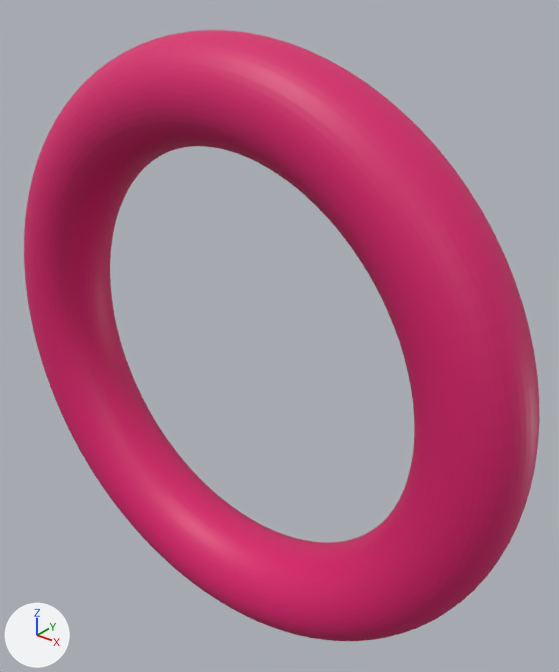
What one commit did to the glTF model docs/assets/torus_grid_sweep/torus_R9_r4.glb.
Camera for both pictures: a 50 mm lens placed at (26.8, -29.3, 20.8), pointed at (1.7, 2.1, 1.3). Arrows for +X, +Y and +Z are at lower left; the lights stay in place. The first picture is the older version. Where no turn or scale is listed for an object, it has been applied to the vertices.

The first picture shows 'geometry_0'.
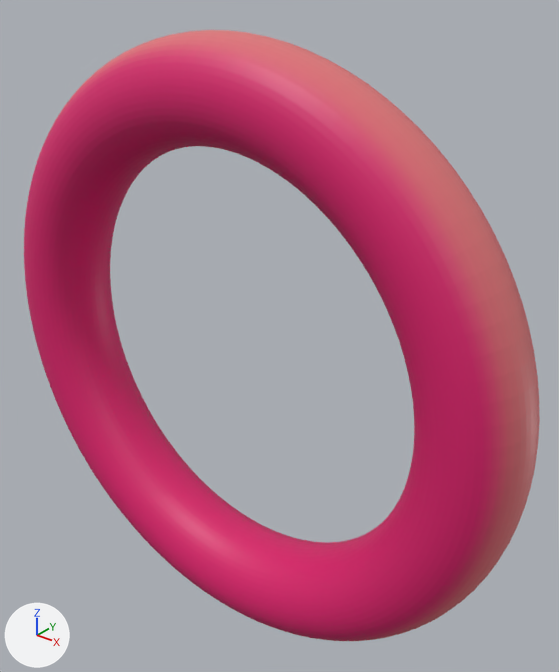
Pixel boxes (x1, y1, x2, y2) of what changed, in the pictures (559 x 672 px):
part 1 of me_geometry_0, recoloured
    both: (96, 30, 540, 634)
part 2 of me_geometry_0, recoloured
    both: (60, 40, 515, 640)

Edits to the bpy script that builds the scene:
```text
Change me_geometry_0:
    where me_geometry_0.from_pydata(...)  # 5000 vertices, 10000 faces; spans x -17.8..17.8, y -2.8..2.8, z -17.8..17.8
    used by ob_geometry_0; location = (0.0, 0.0, 0.0)
    me_geometry_0 part 1: 1600 faces centred in x -17.8..17.8, y -1.2..1.2, z -17.8..17.8 are repainted in the vertex colours; the middle colour goes from pink #da1c6c to pink #e27579
    me_geometry_0 part 2: 1600 faces centred in x -17.4..17.4, y -2.3..2.3, z -17.4..17.4 are repainted in the vertex colours; the middle colour goes from pink #da1c6c to pink #dd4970
```
